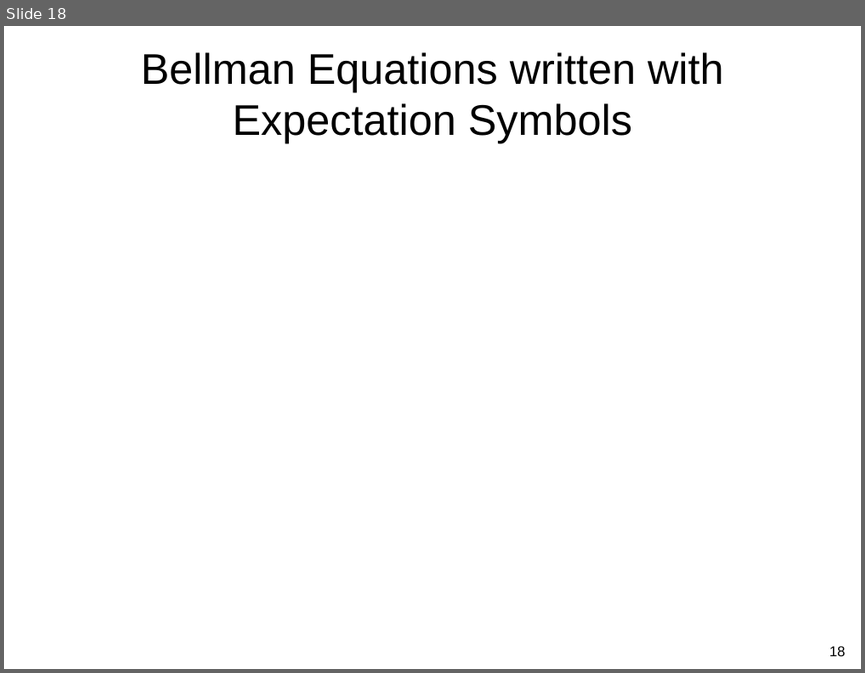
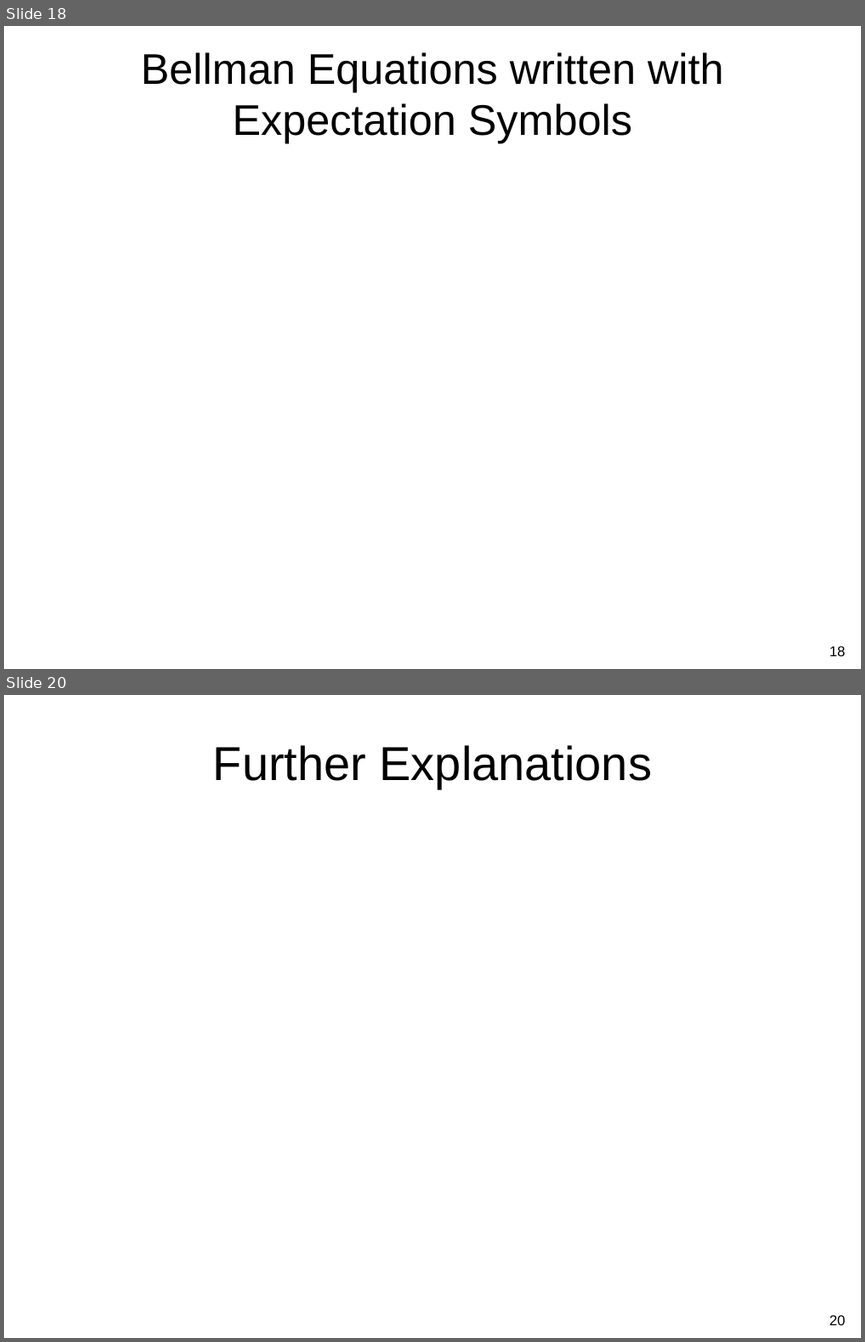
Before and after one commit to guzonghua/saav, a slide deck: PPTs/L7.1 Markov Decision Process.pptx. Shown one above the other, each under a label of ours: slide 18 before the commit, slides 18 and 20 after it; the slides between them are not shown. The pictures are 865x673 and 865x1342 pixels, drawn with LibreOffice and Linux fonts; fonts in the diff are those of the drawing; grey boxes stand for pictures. Boxes give left, top, right and bottom in pixels: in the first picture for what was removed or moved away, otherwise in the second. Text is boxed around its words. In the diff, an @@ line names an element or a change of style, - is before the commit and + after.

```diff
--- a/PPTs/L7.1 Markov Decision Process.pptx
+++ b/PPTs/L7.1 Markov Decision Process.pptx
@@ slide 20 added at bbox=[4, 695, 861, 1338], background #FFFFFF @@
@@ title added at bbox=[213, 745, 652, 789], 40 pt, text #000000 @@
+Further Explanations
@@ page number added at bbox=[829, 1315, 846, 1325], 12 pt, text #000000 @@
+20
```
Also in this commit, not shown: 1 slide changed, 1 other file.
